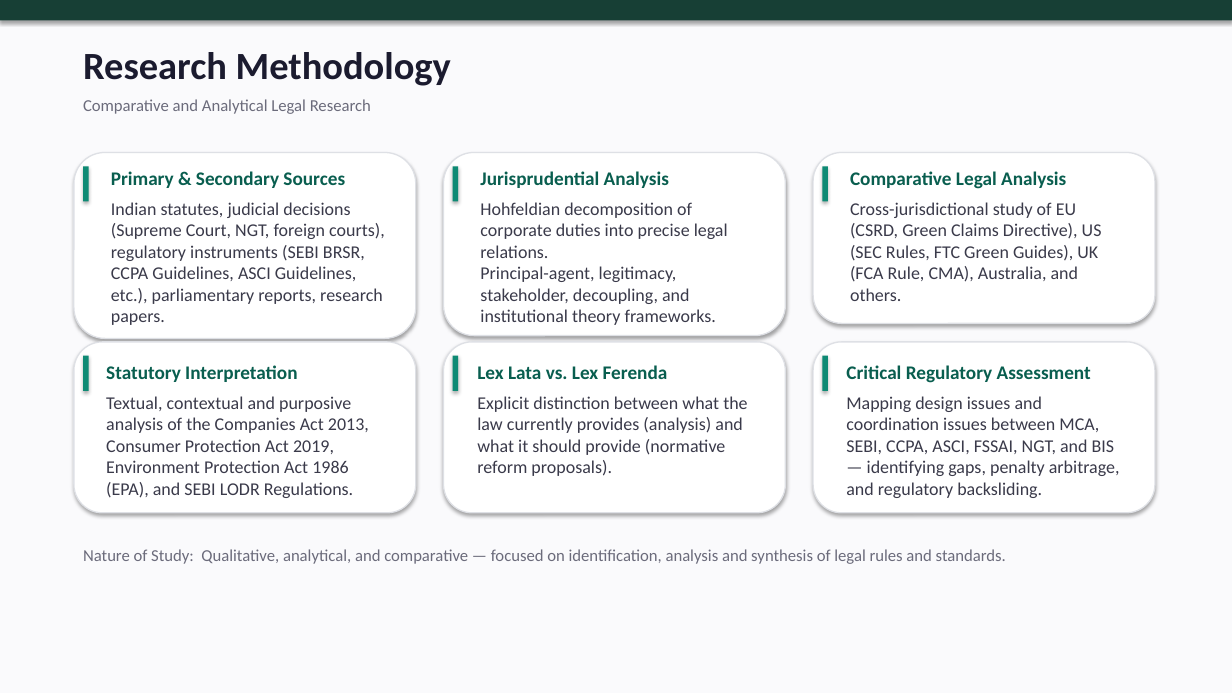
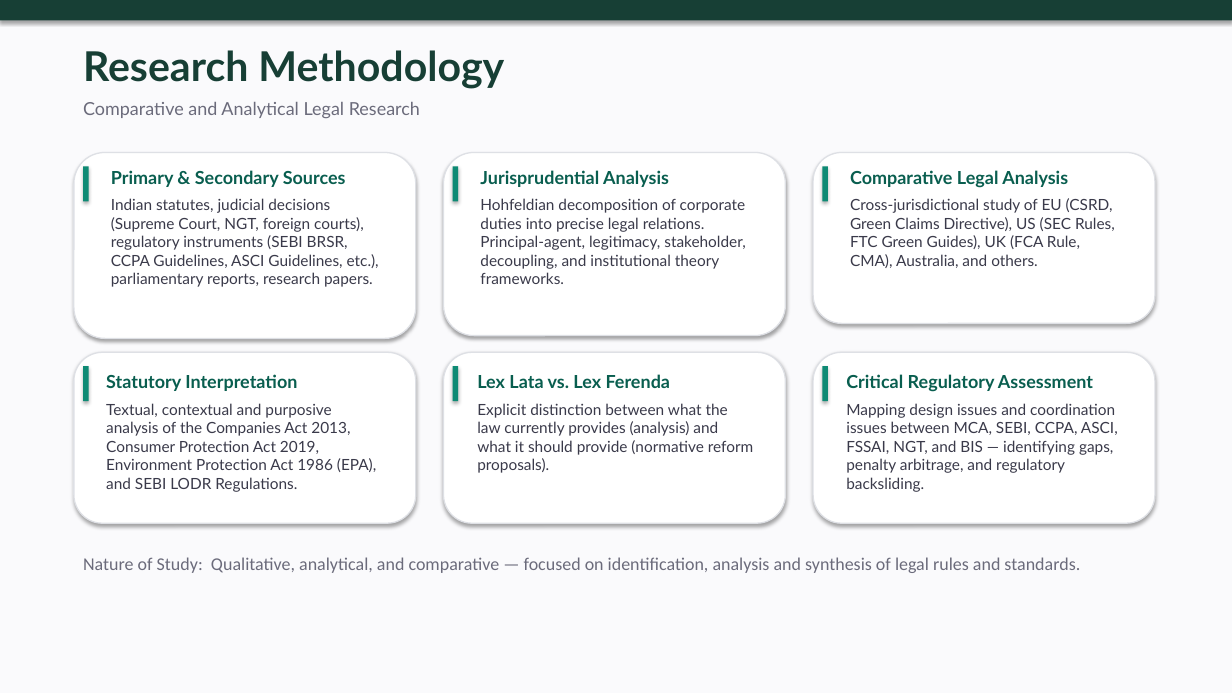
Before and after one commit to atul516/Final-VIva, a slide deck: slide 7 of Thesis Defence Presentation.pptx. Drawn at 1232x693 pixels with LibreOffice and Linux fonts; fonts in the diff are those of the drawing. Boxes give left, top, right and bottom in pixels: in the first picture for what was removed or moved away, otherwise in the second. Text is boxed around its words. In the diff, an @@ line names an element or a change of style, - is before the commit and + after.

```diff
--- a/Thesis Defence Presentation.pptx
+++ b/Thesis Defence Presentation.pptx
@@ text "Research Methodology" at (x1=83, y1=50, x2=504, y2=118): size 30 to 32 pt, text colour #1B1B2F to #173F35 in "Research Methodology"; font Calibri to Lato; size 13 to 14 pt in "Comparative and Analytical Legal Research" @@
@@ text "Primary & Secondary Sources" at (x1=111, y1=170, x2=379, y2=287): size 15 to 14 pt in "Primary & Secondary Sources"; font Calibri to Lato; size 14 to 12 pt in "Indian statutes, judicial decisions (Supreme Court, NGT, ..." @@
@@ text "Jurisprudential Analysis" at (x1=480, y1=170, x2=745, y2=284): size 15 to 14 pt in "Jurisprudential Analysis"; font Calibri to Lato; size 14 to 12 pt in "Hohfeldian decomposition of corporate duties into precise ...", "Principal-agent, legitimacy, stakeholder, decoupling, and in ..." @@
@@ text "Comparative Legal Analysis" at (x1=850, y1=170, x2=1115, y2=268): size 15 to 14 pt in "Comparative Legal Analysis"; font Calibri to Lato; size 14 to 12 pt in "Cross-jurisdictional study of EU (CSRD, Green Claims ..." @@
@@ text "Statutory Interpretation" moved from (x1=106, y1=365, x2=369, y2=498) to (x1=106, y1=374, x2=376, y2=492) @@
@@ text "Statutory Interpretation" at (x1=106, y1=374, x2=376, y2=492): size 15 to 14 pt in "Statutory Interpretation"; font Calibri to Lato; size 14 to 12 pt in "Textual, contextual and purposive analysis of the ..." @@
@@ text "Lex Lata vs. Lex Ferenda" moved from (x1=477, y1=365, x2=747, y2=476) to (x1=477, y1=374, x2=753, y2=473) @@
@@ text "Lex Lata vs. Lex Ferenda" at (x1=477, y1=374, x2=753, y2=473): size 15 to 14 pt in "Lex Lata vs. Lex Ferenda"; font Calibri to Lato; size 14 to 12 pt in "Explicit distinction between what the law currently ..." @@
@@ 3 rounded rectangles, 3 rectangles moved together from (x1=74, y1=342, x2=1155, y2=513) to (x1=74, y1=352, x2=1155, y2=523) @@
@@ text "Critical Regulatory Assessment" moved from (x1=846, y1=365, x2=1120, y2=498) to (x1=846, y1=374, x2=1118, y2=492) @@
@@ text "Critical Regulatory Assessment" at (x1=846, y1=374, x2=1118, y2=492): size 15 to 14 pt in "Critical Regulatory Assessment"; font Calibri to Lato; size 14 to 12 pt in "Mapping design issues and coordination issues between ..." @@
@@ text "Nature of Study: Qualitative, analytical, ..." moved from (x1=83, y1=549, x2=1006, y2=564) to (x1=83, y1=557, x2=1080, y2=573) @@
@@ text "Nature of Study: Qualitative, analytical, ..." at (x1=83, y1=557, x2=1080, y2=573): size 13 to 14 pt @@
```
Also in this commit, not shown: 22 other slides changed.
